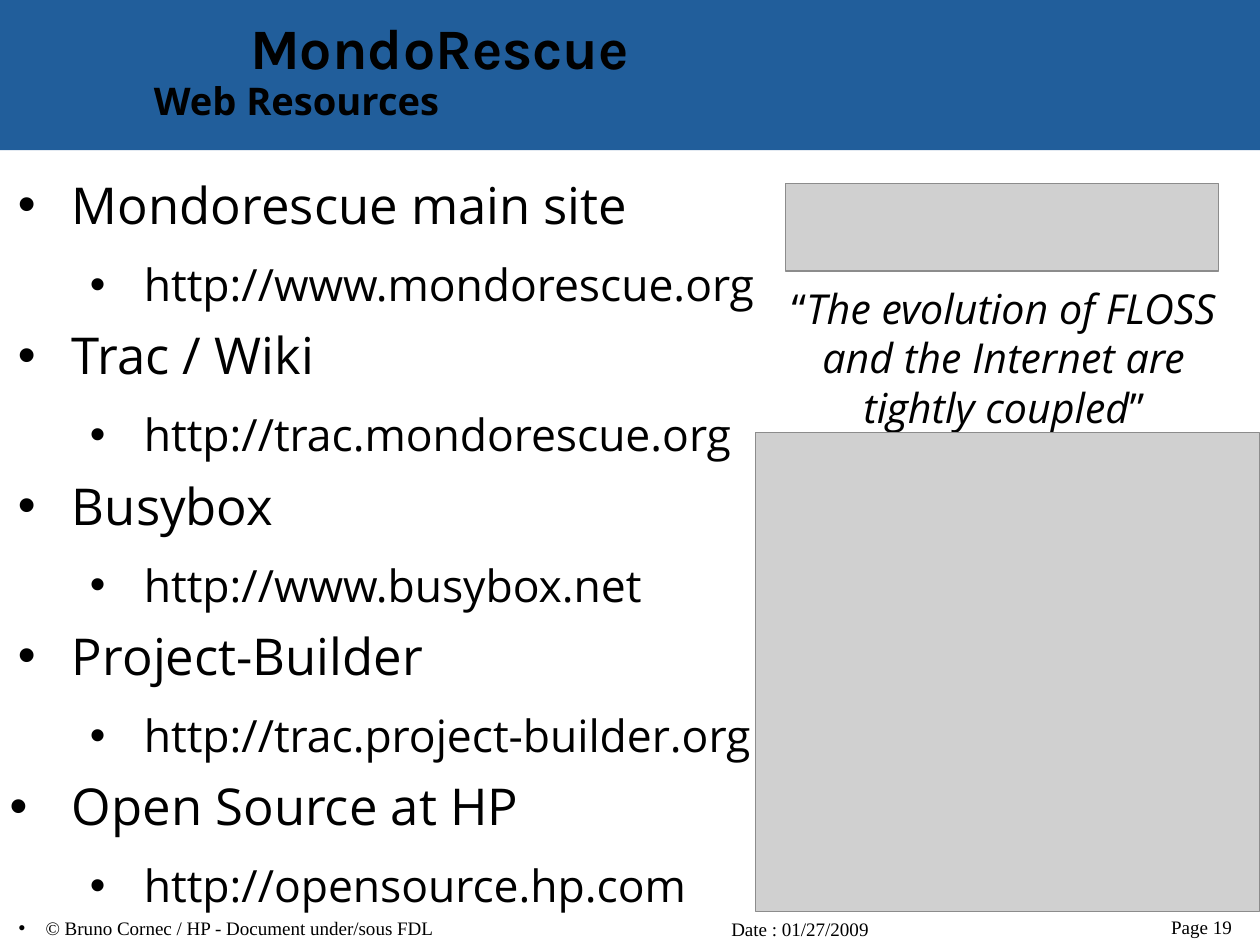
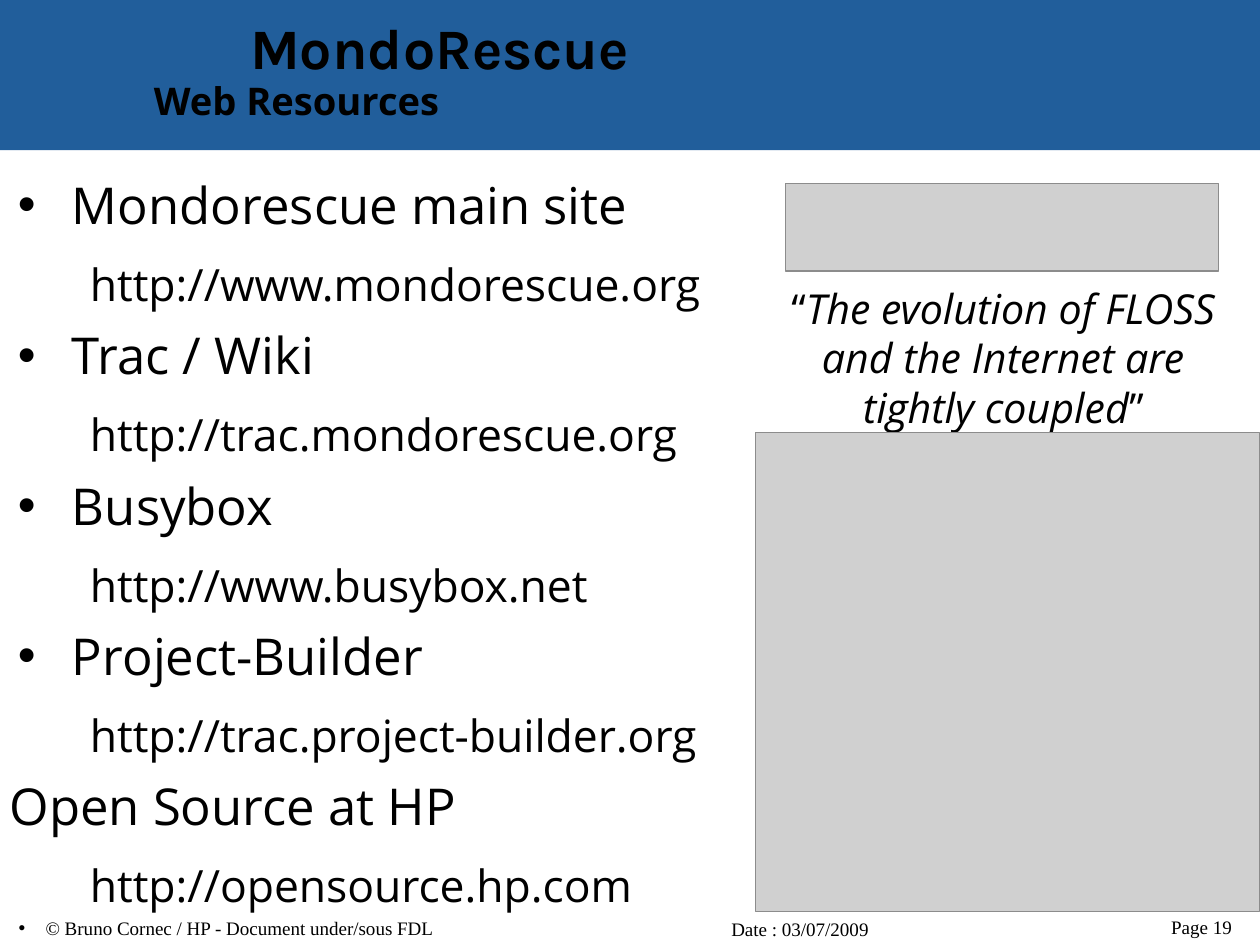
Before and after one commit to vir/mondo-rescue, a slide deck: slide 19 of mondo-doc/mondo-presentation.odp. Drawn at 1260x945 pixels with LibreOffice and Linux fonts; fonts in the diff are those of the drawing; grey boxes stand for pictures; background and template pictures are left out. Boxes give left, top, right and bottom in pixels: in the first picture for what was removed or moved away, otherwise in the second. Text is boxed around its words. In the diff, an @@ line names an element or a change of style, - is before the commit and + after.

Commit message:
Update mondo presentation

```diff
--- a/mondo-doc/mondo-presentation.odp
+++ b/mondo-doc/mondo-presentation.odp
@@ text at (10,267,700,913): bullet • to none; list level 3 to 1 in "http://www.mondorescue.org"; list level 3 to 1 in "http://trac.mondorescue.org"; list level 3 to 1 in "http://www.busybox.net"; list level 3 to 1 in "http://trac.project-builder.org"; list level 3 to 1 in "http://opensource.hp.com" @@
@@ text at (731,923,869,937): text changed @@
-Date : 01/27/2009
+Date : 03/07/2009
```
Also in this commit, not shown: 19 other slides changed.
